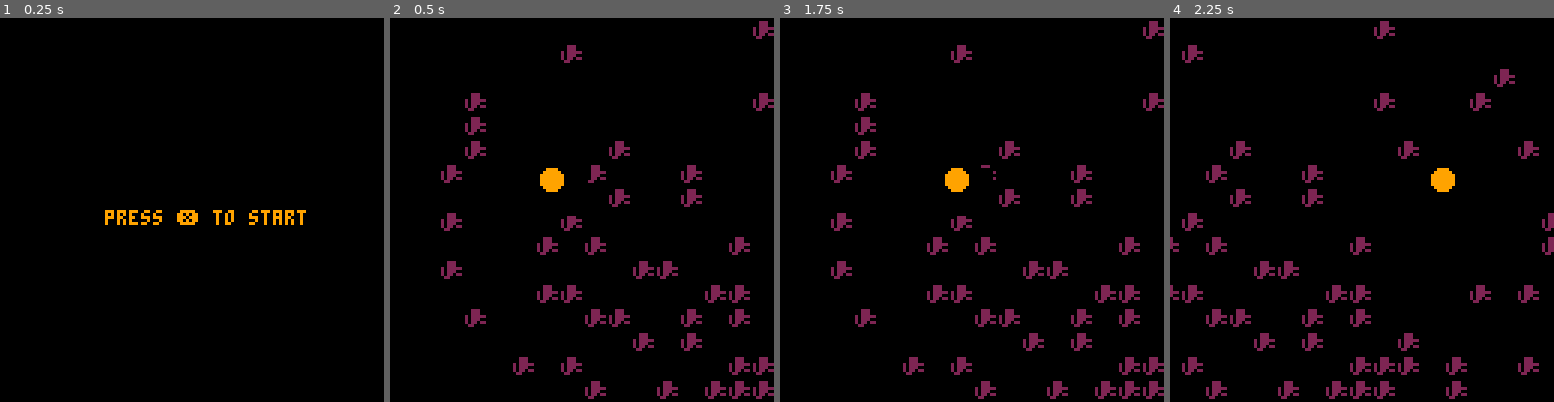
Above: before the commit, frames 1-4 (left to right).
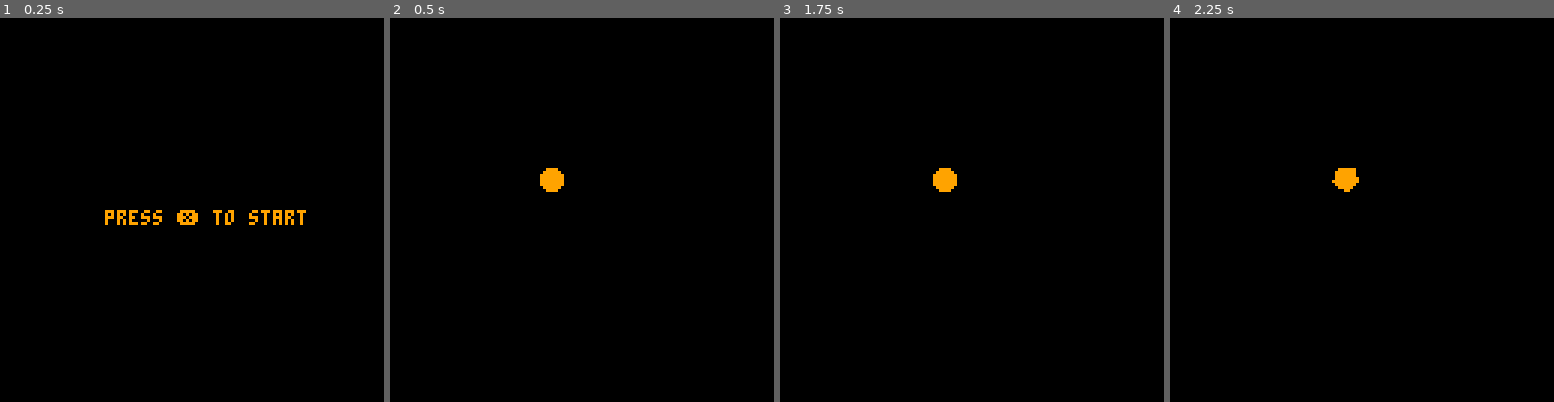
Above: after the commit, the same moments.

Repository: FrederikHR/GDB
Game: PICO-8 cartridge OW/ow.p8
Same seed, same stepped clock (60 frames per second), same inputs: the game is played once before the commit and once after it.
Inputs:
- Up to frame 1 (0.25 s): no input
- Up to frame 2 (0.5 s): tap X (X key) at 0.33 s
- Up to frame 3 (1.75 s): tap X (X key) at 1.07 s; hold Right from 1.6 s (still down)
- Up to frame 4 (2.25 s): tap X (X key) at 1.85 s; release Right at 2.1 s; hold Up from 2.15 s (still down)

Frame 1 is identical in both runs. In frame 2, 5.6% of the frame differs, in the area x 13-100%, y 0-100%; in frame 3, 5.9%; in frame 4, 6.7%, in the area x 0-100%, y 0-100%.

Commit message:
attempt at controls

Diff:
--- a/OW/ow.p8
+++ b/OW/ow.p8
@@ -179,19 +179,16 @@
 	--p.dy+=gravity()
 	--p.dx*=friction
 
-	if btn(0) and not p.friction_time then
-	 p.dx-=p.acc
-	 p.flp=true
-	 p.play="idle"
-
-	elseif btn(1) and not p.friction_time then
-	 p.dx+=p.acc
-	 p.flp=false
-	 p.play="idle"
-
-
-	elseif btn(3) then
-		p.play="idle"
+	if btn(⬅️) then
+	 p.a-=1
+
+	elseif btn(➡️) then
+		p.a+=1
+
+	elseif btn(⬆️) then
+		p.play="thrust"
+		p.dx+=p.acc*cos(p.a)
+		p.dy+=p.acc*sin(p.a)
 	else
 		p.play="idle"
 	end
@@ -385,13 +382,19 @@
 00000000000000000000000000000000000000000000000000000000000000000000000000000000000000000000000000000000000000000000000000000000
 00000000000000000000000000000000000000000000000000000000000000000000000000000000000000000000000000000000000000000000000000000000
 00000000000000000000000000000000000000000000000000000000000000000000000000000000000000000000000000000000000000000000000000000000
-00000000000000000000000000000000000000000000000000000000000000000000000000000000000000000000000000000000000000000000000000000000
-00022200000000000000000000000000000000000000000000000000000000000000000000000000000000000000000000000000000000000000000000000000
-00022200000000000000000000000000000000000000000000000000000000000000000000000000000000000000000000000000000000000000000000000000
-02022222000000000000000000000000000000000000000000000000000000000000000000000000000000000000000000000000000000000000000000000000
-02022200000000000000000000000000000000000000000000000000000000000000000000000000000000000000000000000000000000000000000000000000
-02022022000000000000000000000000000000000000000000000000000000000000000000000000000000000000000000000000000000000000000000000000
-00220000000000000000000000000000000000000000000000000000000000000000000000000000000000000000000000000000000000000000000000000000
+000000000000000000000000000000000000000000000000000000000000000000000000000000000000000000000000000000000030030000000bb033330300
+00000000000000000000000000000000000000000000000000000000000000000000000000000000000000000000000000000000000000000000000000000000
+00000000000000000000000000000000000000000000000000000000000000000000000000000000000000000000000000000000b03338000000b03b33330000
+00000000000000000000000000000000000000000000000000000000000000000000000000000000000000000000000000000000000000000000000000000000
+000000000000000000000000000000000000000000000000000000000000000000000000000000000000000000000000000000b0333333000000b03303330000
+00000000000000000000000000000000000000000000000000000000000000000000000000000000000000000000000000000000000000000000000000000000
+0000000000000000000000000000000000000000000000000000000000000000000000000000000000000000000000000000b03333330000b000303303300000
+00000000000000000000000000000000000000000000000000000000000000000000000000000000000000000000000000000000000000000000000000000000
+00000000000000000000000000000000000000000000000000000000000000000000000000000000000000000000000000003033333300003000303300300000
+00000000000000000000000000000000000000000000000000000000000000000000000000000000000000000000000000000000000000000000000000000000
+00000000000000000000000000000000000000000000000000000000000000000000000000000000000000000000000000003000300003000033033000300000
+00000000000000000000000000000000000000000000000000000000000000000000000000000000000000000000000000000000000000000000000000000000
+00000000000000000000000000000000000000000000000000000000000000000000000000000000000000000000000000000000000000000000003000300000
 __map__
 0000000000000000000000000000008000000000000000000000000000000000000000000000000000000000000000000000000000000000000000000000000000000000000000000000000000000000000000000000000000000000000000000000000000000000000000000000000000000000000000000000000000000000
 0000000000000080000000000000000000000000000000000000000000000000000000000000000000000000000000000000000000000000000000000000000000000000000000000000000000000000000000000000000000000000000000000000000000000000000000000000000000000000000000000000000000000000
@@ -419,18 +422,11 @@
 0000000000000080000000000000000000000000000000000000000000000000000000000000000000000000000000000000000000000000000000000000000000000000000000000000000000000000000000000000000000000000000000000000000000000000000000000000000000000000000000000000000000000000
 0000000000000080000000000000000000000000000000000000000000000000000000000000000000000000000000000000000000000000000000000000000000000000000000000000000000000000000000000000000000000000000000000000000000000000000000000000000000000000000000000000000000000000
 0000000000000080000000000000000000000000000000000000000000000000000000000000000000000000000000000000000000000000000000000000000000000000000000000000000000000000000000000000000000000000000000000000000000000000000000000000000000000000000000000000000000000000
-00000000000000000000000000000000000000000000000000000000000000000000000000000000000000000000000000000000000000000000000000033330
-00000000000000000000000000000000000000000000000000000000000000000000000000000000000000000000000000000000000000000000000000333830
-00000000000000000000000000000000000000000000000000000000000000000000000000000000000000000000000000000000000000000000000000333330
-000000000000000000000000000000000000000000000000000000000000000000000000000000000000000000000000000000000000000000000000b0333000
-0000000000000000000000000000000000000000000000000000000000000000000000000000000000000000000000000000000000000000000000b00b333000
-00000000000000000000000000000000000000000000000000000000000000000000000000000000000000000000000000000000000300000000000bb3333000
-00000000000000000000000000000000000000000000000000000000000000000000000000000000000000000000000000000000000330000000b00b33333000
-000000000000000000000000000000000000000000000000000000000000000000000000000000000000000000000000000000000b33830000000bb333330000
-0000000000000000000000000000000000000000000000000000000000000000000000000000000000000000000000000000000b3333330000000b3330330000
-00000000000000000000000000000000000000000000000000000000000000000000000000000000000000000000000000000b33333300000b00033330030000
-00000000000000000000000000000000000000000000000000000000000000000000000000000000000000000000000000000333333300000300033300030000
-00000000000000000000000000000000000000000000000000000000000000000000000000000000000000000000000000000300030030000033300300030000
-00000000000000000000000000000000000000000000000000000000000000000000000000000000000000000000000000000000000000000000000300030000
-
-
+0000000000000000000000000000000000000000000000000000000000000000000000000000000000000000000000000000000000000000000000000003333000000000000000000000000000000000000000000000000000000000000000000000000000000000000000000000000000000000000000000000000000000000
+0000000000000000000000000000000000000000000000000000000000000000000000000000000000000000000000000000000000000000000000000033383000000000000000000000000000000000000000000000000000000000000000000000000000000000000000000000000000000000000000000000000000000000
+0000000000000000000000000000000000000000000000000000000000000000000000000000000000000000000000000000000000000000000000000033333000000000000000000000000000000000000000000000000000000000000000000000000000000000000000000000000000000000000000000000000000000000
+000000000000000000000000000000000000000000000000000000000000000000000000000000000000000000000000000000000000000000000000b033300000000000000000000000000000000000000000000000000000000000000000000000000000000000000000000000000000000000000000000000000000000000
+0000000000000000000000000000000000000000000000000000000000000000000000000000000000000000000000000000000000000000000000b00b33300000000000000000000000000000000000000000000000000000000000000000000000000000000000000000000000000000000000000000000000000000000000
+00000000000000000000000000000000000000000000000000000000000000000000000000000000000000000000000000000000000300000000000bb333300000000000000000000000000000000000000000000000000000000000000000000000000000000000000000000000000000000000000000000000000000000000
+
+
